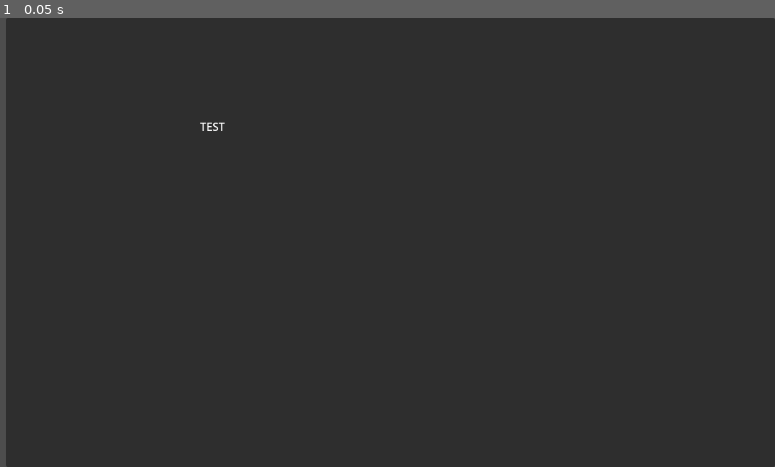
Above: before the commit, frame 1.
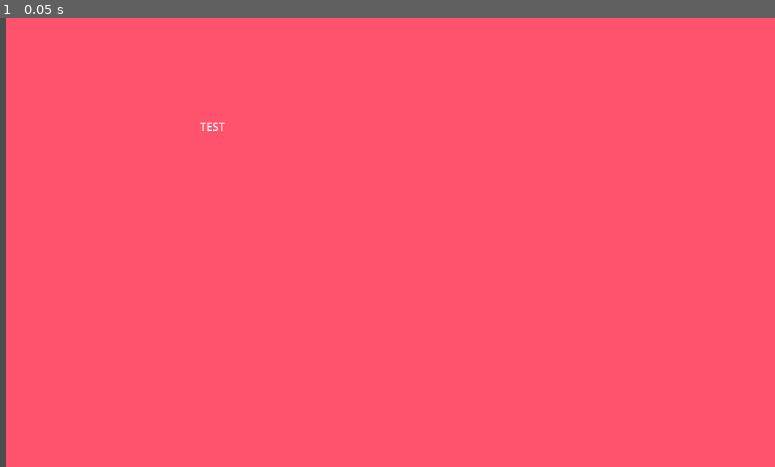
Above: after the commit, the same moment.

Repository: PurpleHamster1/proiect-chimie
Game: Godot game, scene res://main.tscn
Same seed, same stepped clock (60 frames per second), same inputs: the game is played once before the commit and once after it.
Inputs:
- Up to frame 1 (0.05 s): no input

The runs differ from the first frame. In frame 1, 99% of the frame differs, in the area x 0-100%, y 0-100%.

Commit message:
test red

Diff:
--- a/project/main.tscn
+++ b/project/main.tscn
@@ -1,4 +1,7 @@
-[gd_scene format=3 uid="uid://bxubmmwnlk8d8"]
+[gd_scene load_steps=2 format=3 uid="uid://bxubmmwnlk8d8"]
+
+[sub_resource type="StyleBoxFlat" id="StyleBoxFlat_x5260"]
+bg_color = Color(1, 0.321569, 0.423529, 1)
 
 [node name="Main" type="Node2D"]
 
@@ -11,6 +14,7 @@
 offset_left = 43.0
 grow_horizontal = 2
 grow_vertical = 2
+theme_override_styles/panel = SubResource("StyleBoxFlat_x5260")
 
 [node name="Label" type="Label" parent="MainGUI/Background"]
 layout_mode = 0
